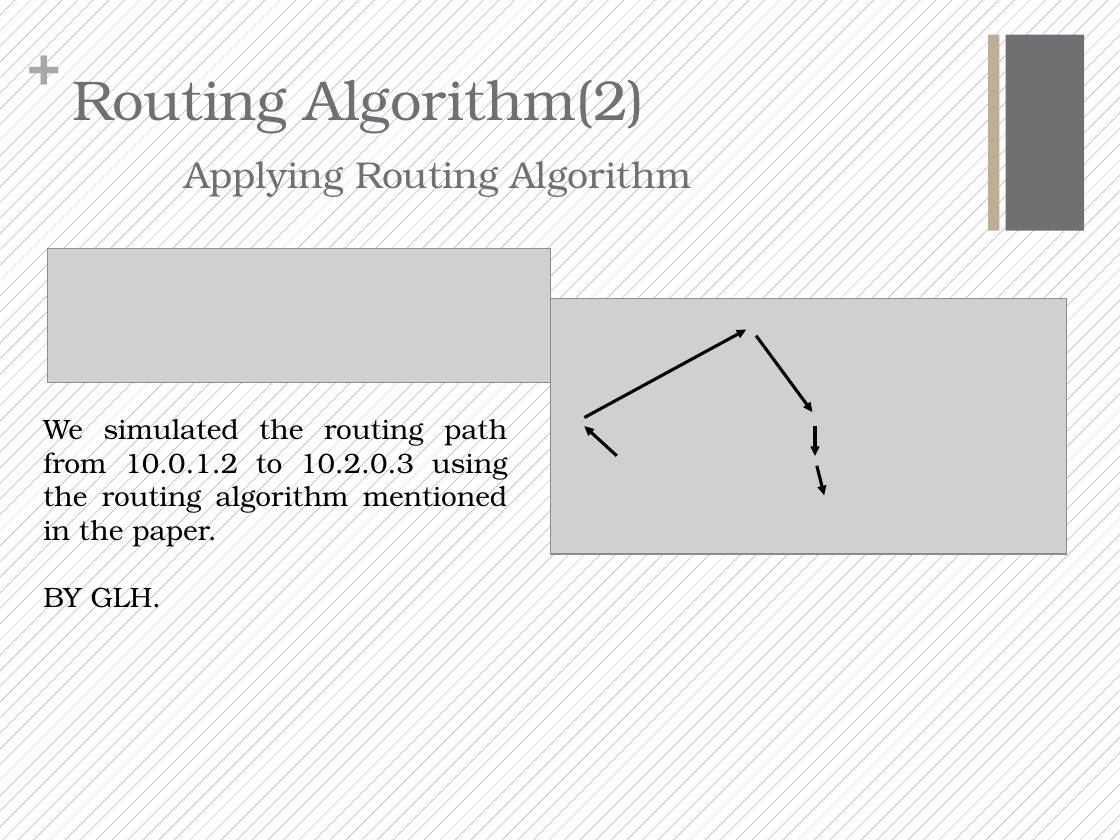
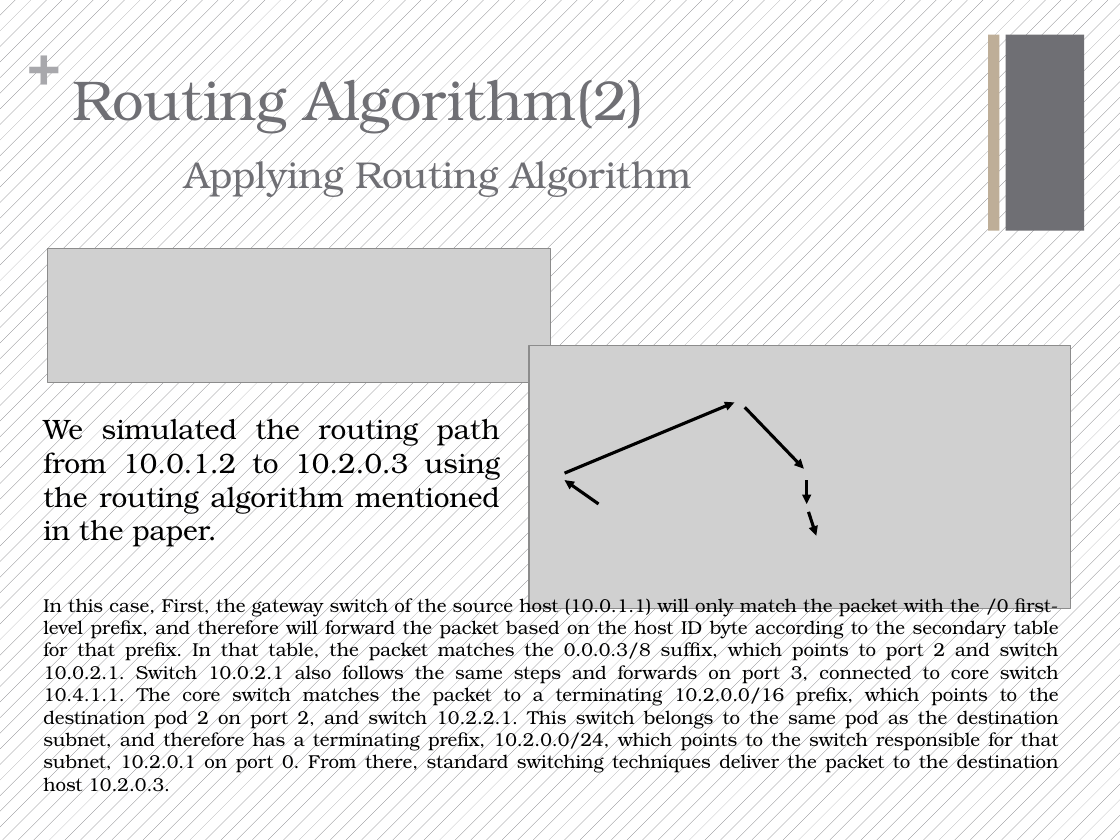
Before and after one commit to Fu-Yilei/Scalable-data-center-simulation, a slide deck: slide 6 of Presentation/presentation.pptx. Drawn at 1120x840 pixels with LibreOffice and Linux fonts; fonts in the diff are those of the drawing; grey boxes stand for pictures. Boxes give left, top, right and bottom in pixels: in the first picture for what was removed or moved away, otherwise in the second. Text is boxed around its words. In the diff, an @@ line names an element or a change of style, - is before the commit and + after.

```diff
--- a/Presentation/presentation.pptx
+++ b/Presentation/presentation.pptx
@@ picture: place and size @@
-picture at [551,298,1067,553]
+picture at [529,345,1071,608]
@@ arrow moved from (585, 418) - (746, 329) to (564, 473) - (735, 402) @@
@@ arrow moved from (756, 336) - (812, 412) to (745, 408) - (804, 468) @@
@@ arrow moved from (617, 456) - (585, 427) to (598, 504) - (564, 480) @@
@@ arrow moved from (815, 427) - (815, 456) to (806, 480) - (806, 504) @@
@@ arrow moved from (816, 466) - (824, 495) to (809, 512) - (816, 535) @@
@@ text at [43,581,162,614]: paragraph removed @@
-BY GLH.
@@ text added at [43,594,1059,796], 12 pt, text #000000 @@
+In this case, First, the gateway switch of the source host (10.0.1.1) will only match the packet with the /0 first-level prefix, and therefore will forward the packet based on the host ID byte according to the secondary table for that prefix. In that table, the packet matches the 0.0.0.3/8 suffix, which points to port 2 and switch 10.0.2.1. Switch 10.0.2.1 also follows the same steps and forwards on port 3, connected to core switch 10.4.1.1. The core switch matches the packet to a terminating 10.2.0.0/16 prefix, which points to the destination pod 2 on port 2, and switch 10.2.2.1. This switch belongs to the same pod as the destination subnet, and therefore has a terminating prefix, 10.2.0.0/24, which points to the switch responsible for that subnet, 10.2.0.1 on port 0. From there, standard switching techniques deliver the packet to the destination host 10.2.0.3.
```
Also in this commit, not shown: 2 other slides changed, 1 other file.
